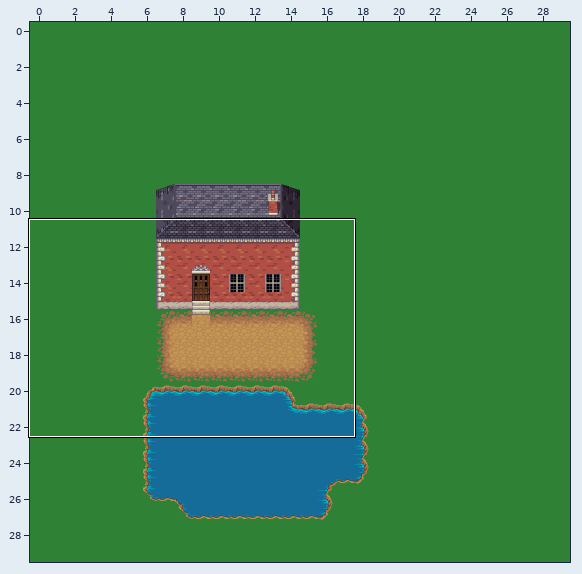
Tiled map: rpg-android/assets/data/maps/test2.tmx. The picture above shows the old version from afar; the outline marks the close-up.
Close-up. The starting point:
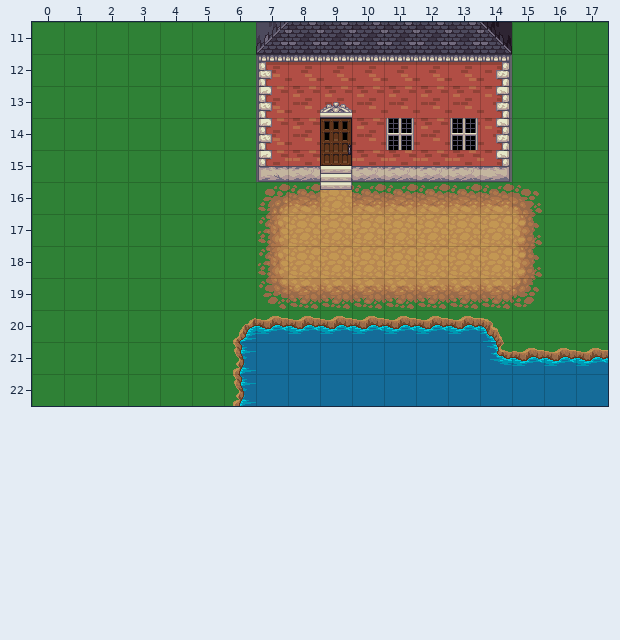
Cells are 32x32 px. Shown: x 0..17, y 11..22. The commit also changed other parts of the map, which this record leaves out.
After:
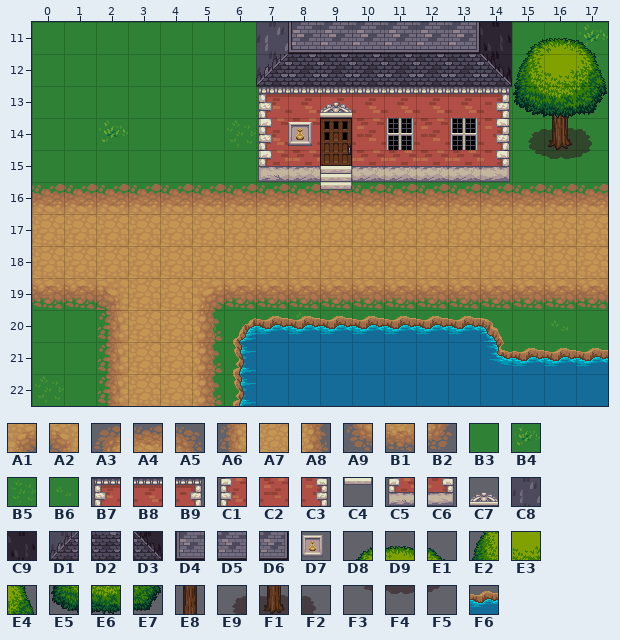
Key: from "dirt": A1 1, A2 2, A3 6, A4 7, A5 8, A6 9, A7 10, A8 11, A9 12, B1 13, B2 14; from "grass": B3 10, B4 15, B5 16, B6 17; from "house": B7 0, B8 1, B9 2, C1 9, C2 10, C3 11, C4 13, C5 18, C6 20, C7 21, C8 36, C9 38, D1 45, D2 46, D3 47, D4 48, D5 49, D6 50; from "signs": D7 5; from "treetop": D8 3, D9 4, E1 5, E2 9, E3 10, E4 11, E5 15, E6 16, E7 17; from "trunk": E8 1, E9 6, F1 7, F2 8, F3 12, F4 13, F5 14; from "water": F6 7.
__ is an empty cell.
Tiles replaced or removed in this view: A3, A5, A6, A7, A8, A9, B2, B3, B7, B8, B9, C1, C2, C3, C4, C5, C6, C7, D1, D2, D3, F6.
Tiles of an added or newly shown layer are drawn over the layers below it.
Edits made:
Changed rows in their new state; .. is an unchanged cell.
Layer "Tile Layer 1" (removed):
first column x 0:
11 .. .. .. .. .. .. .. __ __ __ __ __ __ __ __ __ __ __
12 .. .. .. .. .. .. .. __ __ __ __ __ __ __ __ __ __ __
13 .. .. .. .. .. .. .. __ __ __ __ __ __ __ __ __ __ __
14 .. .. __ .. .. .. __ __ __ .. .. .. .. .. __ __ __ __
15 .. .. .. .. .. .. .. __ .. .. .. .. .. .. __ __ __ __
16 __ __ __ __ __ __ __ __ .. __ .. .. .. .. .. __ __ __
17 __ __ __ __ __ __ __ __ .. .. .. .. .. .. .. __ __ __
18 __ __ __ __ __ __ __ __ .. .. .. .. .. .. .. __ __ __
19 __ __ __ __ __ __ __ __ .. .. .. .. .. .. .. __ __ __
20 .. .. __ __ __ __ .. .. __ .. .. .. .. .. .. .. __ ..
21 .. .. __ __ __ __ .. .. .. .. .. .. .. .. .. .. .. ..
22 __ .. __ __ __ __ .. .. .. .. .. .. .. .. .. .. .. ..
Layer "Tile Layer 2" (removed):
first column x 7:
13 .. .. __ .. .. .. .. .. ..
16 __ .. __ .. .. .. .. .. __
17 __ .. .. .. .. .. .. .. __
18 __ .. .. .. .. .. .. .. __
19 __ .. .. .. .. .. .. .. __
20 .. __ .. .. .. .. .. .. ..
Layer "ground" (added):
first column x 0:
11 .. .. .. .. .. .. .. .. .. .. .. .. .. .. .. B3 B3 B4
12 .. .. .. .. .. .. .. .. .. .. .. .. .. .. .. B3 .. B3
13 .. .. .. .. .. .. .. B3 .. .. .. .. .. .. B3 B3 B3 B3
14 .. .. B4 .. .. .. B5 B3 .. .. .. .. .. .. B3 B3 B3 B3
15 .. .. .. .. .. .. .. B3 .. .. .. .. .. .. B3 B3 B3 B3
16 B3 B3 B3 B3 B3 B3 B3 B3 .. B3 .. .. .. .. .. B3 B3 B3
17 A7 A7 A7 A7 A7 A7 A7 A7 .. .. .. .. .. .. .. A7 A7 A7
18 A7 A7 A7 A7 A7 A7 A7 A7 .. .. .. .. .. .. .. A7 A7 A7
19 B3 B3 B3 A7 A7 B3 B3 B3 .. .. .. .. .. .. .. B3 B3 B3
20 .. .. B3 A7 A7 B6 .. .. B5 .. .. .. .. .. .. .. B6 ..
21 .. .. B3 A7 A7 B3 .. .. .. .. .. .. .. .. .. .. .. ..
22 B5 .. B3 A7 A7 B3 .. .. .. .. .. .. .. .. .. .. .. ..
Layer "fringe" (added):
first column x 0:
11 .. .. .. .. .. .. .. C8 D4 D5 D5 D5 D5 D6 C9 .. .. ..
12 .. .. .. .. .. .. .. D1 D2 D2 D2 D2 D2 D2 D3 .. .. ..
13 .. .. .. .. .. .. .. B7 B8 B8 B8 B8 B8 B8 B9 .. E8 ..
14 .. .. .. .. .. .. .. C1 C2 .. .. .. .. .. C3 E9 F1 F2
15 .. .. .. .. .. .. .. C5 .. .. .. .. .. .. C6 F3 F4 F5
16 A4 A4 A4 A4 A4 A4 A4 A4 .. A4 .. .. .. .. .. A4 A4 A4
19 B1 B1 A2 .. .. A1 B1 B1 .. .. .. .. .. .. .. B1 B1 B1
20 .. .. A6 .. .. A8 .. .. F6 .. .. .. .. .. .. .. .. ..
21 .. .. A6 .. .. A8 .. .. .. .. .. .. .. .. .. .. .. ..
22 .. .. A6 .. .. A8 .. .. .. .. .. .. .. .. .. .. .. ..
Layer "fringe2" (added):
first column x 8:
12 .. .. .. .. .. .. .. E2 E3 E4
13 .. C7 .. .. .. .. .. E5 E6 E7
14 D7 .. .. .. .. .. .. .. .. ..
16 .. C4 .. .. .. .. .. .. .. ..
Layer "over" (added):
first column x 15:
11 D8 D9 E1
Pixel boxes of the changes (left, top, right, bottom) in both close-ups:
changed: (32, 22, 608, 406)
